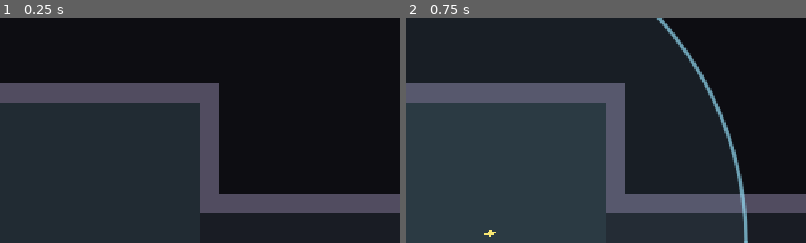
Above: before the commit, frames 1-2 (left to right).
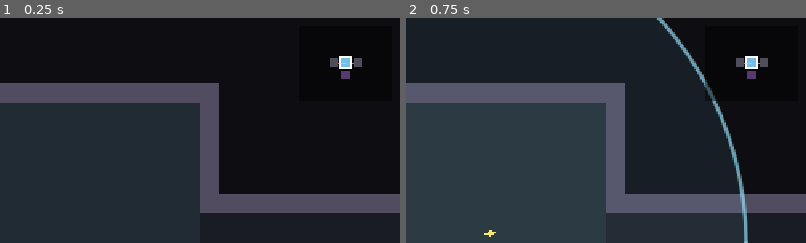
Above: after the commit, the same moments.

Repository: SalemRose/Gungeon-Massive-Ripoff-Edition
Game: Godot game, scene res://levels/floor_level/floor_level.tscn
Same seed, same stepped clock (60 frames per second), same inputs: the game is played once before the commit and once after it.
Inputs (mouse positions are % of the whole screen's width and height, from its top left):
- Up to frame 1 (0.25 s): no input
- Up to frame 2 (0.75 s): tap Enter at 0.5 s; move the mouse to (72, 45) at 0.52 s; hold D (move_right) from 0.53 s (still down); tap Q (blank) at 0.6 s; click (72, 45) at 0.67 s
The pictures show only the part of the screen within x 50-100%, y 0-50%; the shares and areas given below are measured in that part.

The runs differ from the first frame. In frame 1, 0.4% of the frame differs, in the area x 82-91%, y 16-28%; in frame 2, 0.5%, in the area x 74-91%, y 16-37%.

Commit message:
Step 7d: minimap
Co-Authored-By: Claude Sonnet 5.5 <noreply@anthropic.com>
Claude-Session: https://claude.ai/code/session_01EKLoHM38k4sTvWqdQMzUWo

Diff:
--- a/levels/floor_level/floor_level.gd
+++ b/levels/floor_level/floor_level.gd
@@ -14,6 +14,7 @@
 
 var builder: FloorBuilder
 var room_camera: RoomCamera
+var minimap: Minimap
 var layout: FloorLayout
 var _show_map: bool = true
 
@@ -33,6 +34,13 @@
 	room_camera = RoomCamera.new()
 	add_child(room_camera)
 	room_camera.setup(player)
+	# Minimap in the top-right corner, on its own canvas layer.
+	var map_layer := CanvasLayer.new()
+	add_child(map_layer)
+	minimap = Minimap.new()
+	map_layer.add_child(minimap)
+	minimap.setup(layout, room_camera)
+	minimap.position = Vector2(get_viewport().get_visible_rect().size.x - minimap.size.x - 12.0, 12.0)
 
 
 func _process(_delta: float) -> void:
--- a/levels/generation/floor_builder.gd
+++ b/levels/generation/floor_builder.gd
@@ -86,6 +86,7 @@
 	room.floor_color = ROOM_COLORS[cell.type]
 	room.position = cell_to_world(cell.grid_pos)   # position BEFORE add_child
 	room.set_meta("room_type", cell.type)
+	room.set_meta("grid_pos", cell.grid_pos)   # the minimap maps Room -> cell with this
 	if cell.type == FloorLayout.RoomType.COMBAT:
 		room.waves = _make_waves(rng)
 	add_child(room)
--- /dev/null
+++ b/ui/hud/minimap.gd
@@ -0,0 +1,95 @@
+class_name Minimap
+extends Control
+## Corner minimap, drawn in code (placeholder look; swap _draw for icons later).
+##
+## What it shows (like Gungeon):
+##   - rooms you have visited, in their type color
+##   - rooms next to a visited one that you have not entered yet, dimmed
+##     (special rooms keep their color so you can spot the shop / boss)
+##   - the doorways between known rooms
+##   - your current room, outlined; the map scrolls to keep it in the middle
+##
+## It reads the FloorLayout for the shape and a RoomCamera's `room_changed`
+## signal to know where you are, so it needs no other wiring:
+##
+##     var map := Minimap.new()
+##     hud_layer.add_child(map)
+##     map.setup(layout, room_camera)
+
+const CELL := 14.0
+const GAP := 5.0
+const TYPE_COLORS := {
+	FloorLayout.RoomType.START: Color(0.45, 0.75, 0.9),
+	FloorLayout.RoomType.COMBAT: Color(0.62, 0.62, 0.7),
+	FloorLayout.RoomType.SHOP: Color(0.95, 0.8, 0.3),
+	FloorLayout.RoomType.TREASURE: Color(0.75, 0.5, 0.95),
+	FloorLayout.RoomType.BOSS: Color(0.9, 0.3, 0.3),
+}
+
+var layout: FloorLayout
+var current_pos: Vector2i = Vector2i.ZERO
+## Vector2i -> true for every room the player has entered.
+var visited: Dictionary = {}
+
+
+func setup(new_layout: FloorLayout, room_camera: RoomCamera) -> void:
+	layout = new_layout
+	custom_minimum_size = Vector2(150, 120)
+	size = custom_minimum_size
+	clip_contents = true
+	mouse_filter = Control.MOUSE_FILTER_IGNORE
+	_enter(layout.start_pos)
+	room_camera.room_changed.connect(_on_room_changed)
+
+
+func is_visited(pos: Vector2i) -> bool:
+	return visited.has(pos)
+
+
+## Visited, or one door away from a visited room.
+func is_known(pos: Vector2i) -> bool:
+	if visited.has(pos):
+		return true
+	for bit in FloorLayout.STEPS:
+		var next: Vector2i = pos + FloorLayout.STEPS[bit]
+		if visited.has(next) and layout.neighbor(next, FloorLayout.opposite(bit)) != null:
+			return true
+	return false
+
+
+func _on_room_changed(room: Room) -> void:
+	# null = in a corridor: keep showing the last room.
+	if room != null and room.has_meta("grid_pos"):
+		_enter(room.get_meta("grid_pos"))
+
+
+func _enter(pos: Vector2i) -> void:
+	current_pos = pos
+	visited[pos] = true
+	queue_redraw()
+
+
+func _draw() -> void:
+	if layout == null:
+		return
+	draw_rect(Rect2(Vector2.ZERO, size), Color(0, 0, 0, 0.45))
+	var pitch := CELL + GAP
+	var origin := size * 0.5 - Vector2(CELL, CELL) * 0.5   # where current_pos is drawn
+	for pos in layout.cells:
+		if not is_known(pos):
+			continue
+		var cell: FloorLayout.Cell = layout.cells[pos]
+		var top_left := origin + Vector2(pos - current_pos) * pitch
+		# Doorways to the east/south, only toward known rooms.
+		for bit in [FloorLayout.EAST, FloorLayout.SOUTH]:
+			var other := layout.neighbor(pos, bit)
+			if other != null and is_known(other.grid_pos):
+				var step := Vector2(FloorLayout.STEPS[bit])
+				draw_line(top_left + Vector2(CELL, CELL) * 0.5, top_left + Vector2(CELL, CELL) * 0.5 + step * pitch, Color(0.8, 0.8, 0.85, 0.7), 2.0)
+		var color: Color = TYPE_COLORS[cell.type]
+		if not visited.has(pos):
+			# Unvisited: dim, but special rooms stay recognisable.
+			color = color.darkened(0.55) if cell.type != FloorLayout.RoomType.COMBAT else Color(0.3, 0.3, 0.36)
+		draw_rect(Rect2(top_left, Vector2(CELL, CELL)), color)
+		if pos == current_pos:
+			draw_rect(Rect2(top_left - Vector2.ONE * 2.0, Vector2(CELL, CELL) + Vector2.ONE * 4.0), Color.WHITE, false, 2.0)
Not shown, added: ui/hud/minimap.gd.uid
